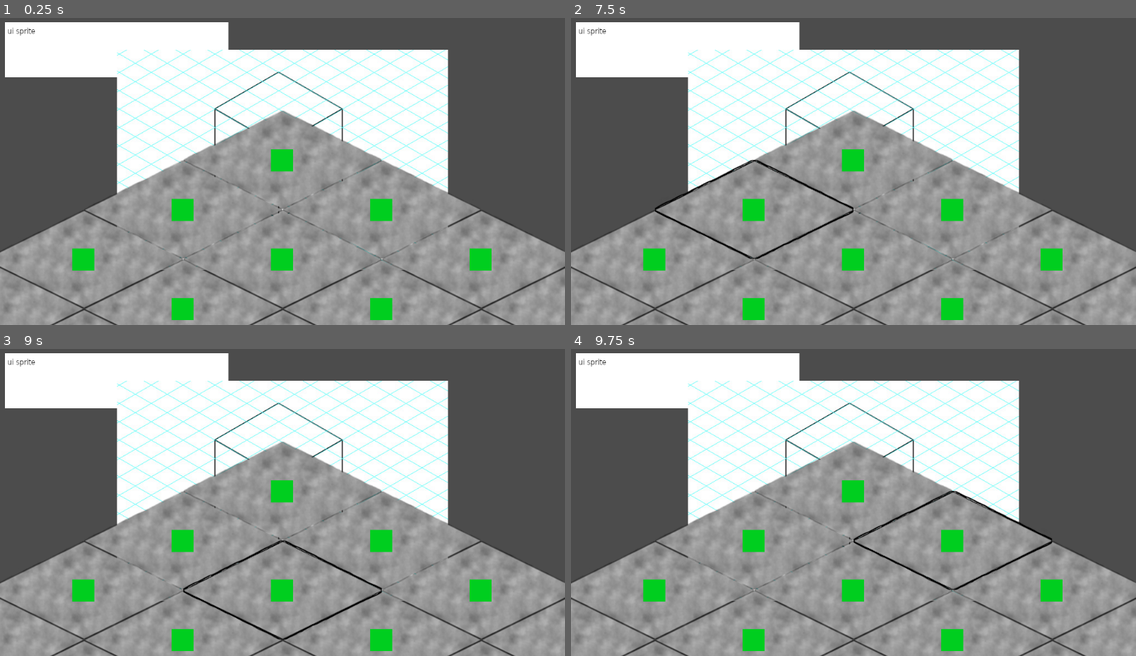
Above: before the commit, frames 1-4 (two rows, left to right).
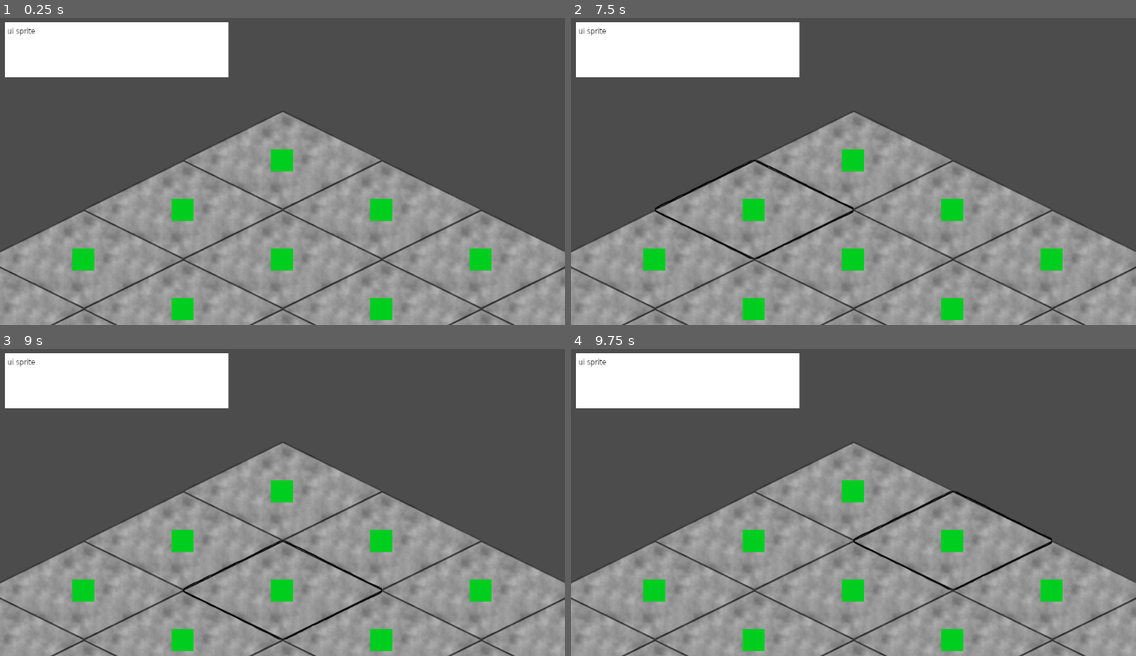
Above: after the commit, the same moments.

Repository: Gad3lan/QuarantineJam
Game: Godot game, scene res://Scenes/General.tscn
Same seed, same stepped clock (60 frames per second), same inputs: the game is played once before the commit and once after it.
Inputs (mouse positions are in pixels of both pictures, inside the frame that each line leads up to):
- Up to frame 1 (0.25 s): no input
- Up to frame 2 (7.5 s): tap Enter at 0.5, 2, 3.5 s; click (853, 159) at 0.67 s; tap Space at 1.25, 2.75, 4.25 s; move the mouse to (751, 208) at 1.27 s; click (751, 208) at 1.42 s; move the mouse to (655, 257) at 2.02 s; click (655, 257) at 2.17 s; move the mouse to (955, 208) at 2.77 s; click (955, 208) at 2.92 s; move the mouse to (853, 257) at 3.52 s; click (853, 257) at 3.67 s; move the mouse to (751, 309) at 4.27 s; click (751, 309) at 4.42 s; move the mouse to (1051, 257) at 5.02 s; click (1051, 257) at 5.17 s; move the mouse to (955, 309) at 5.77 s; click (955, 309) at 5.92 s; move the mouse to (977, 143) at 6.52 s; click (977, 143) at 6.67 s; move the mouse to (740, 177) at 7.27 s; click (740, 177) at 7.42 s
- Up to frame 3 (9 s): move the mouse to (339, 419) at 8.02 s; click (339, 419) at 8.17 s; move the mouse to (254, 557) at 8.77 s; click (254, 557) at 8.92 s
- Up to frame 4 (9.75 s): move the mouse to (1023, 539) at 9.52 s; click (1023, 539) at 9.67 s

The runs differ from the first frame. In frame 1, 19% of the frame differs, in the area x 20-80%, y 10-83%; in frame 2, 19%; in frame 3, 19%; in frame 4, 19%.

Commit message:
rm carre de merde

Diff:
--- a/Plenty_of_Plants/Scenes/General.tscn
+++ b/Plenty_of_Plants/Scenes/General.tscn
@@ -1,14 +1,10 @@
-[gd_scene load_steps=4 format=2]
+[gd_scene load_steps=3 format=2]
 
 [ext_resource path="res://Scenes/Camera.tscn" type="PackedScene" id=1]
-[ext_resource path="res://Sprites/1c0g2e3d.bmp" type="Texture" id=2]
 [ext_resource path="res://Scenes/Map.tscn" type="PackedScene" id=3]
 
 [node name="Node2D" type="Node2D"]
 
 [node name="CameraNode" parent="." instance=ExtResource( 1 )]
 
-[node name="Sprite" type="Sprite" parent="."]
-texture = ExtResource( 2 )
-
 [node name="Map" parent="." instance=ExtResource( 3 )]
